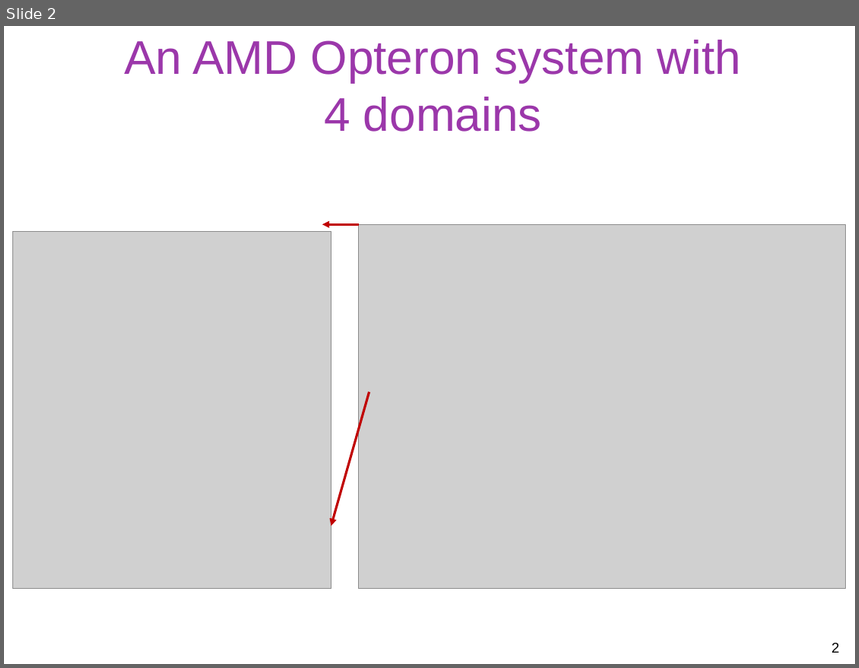
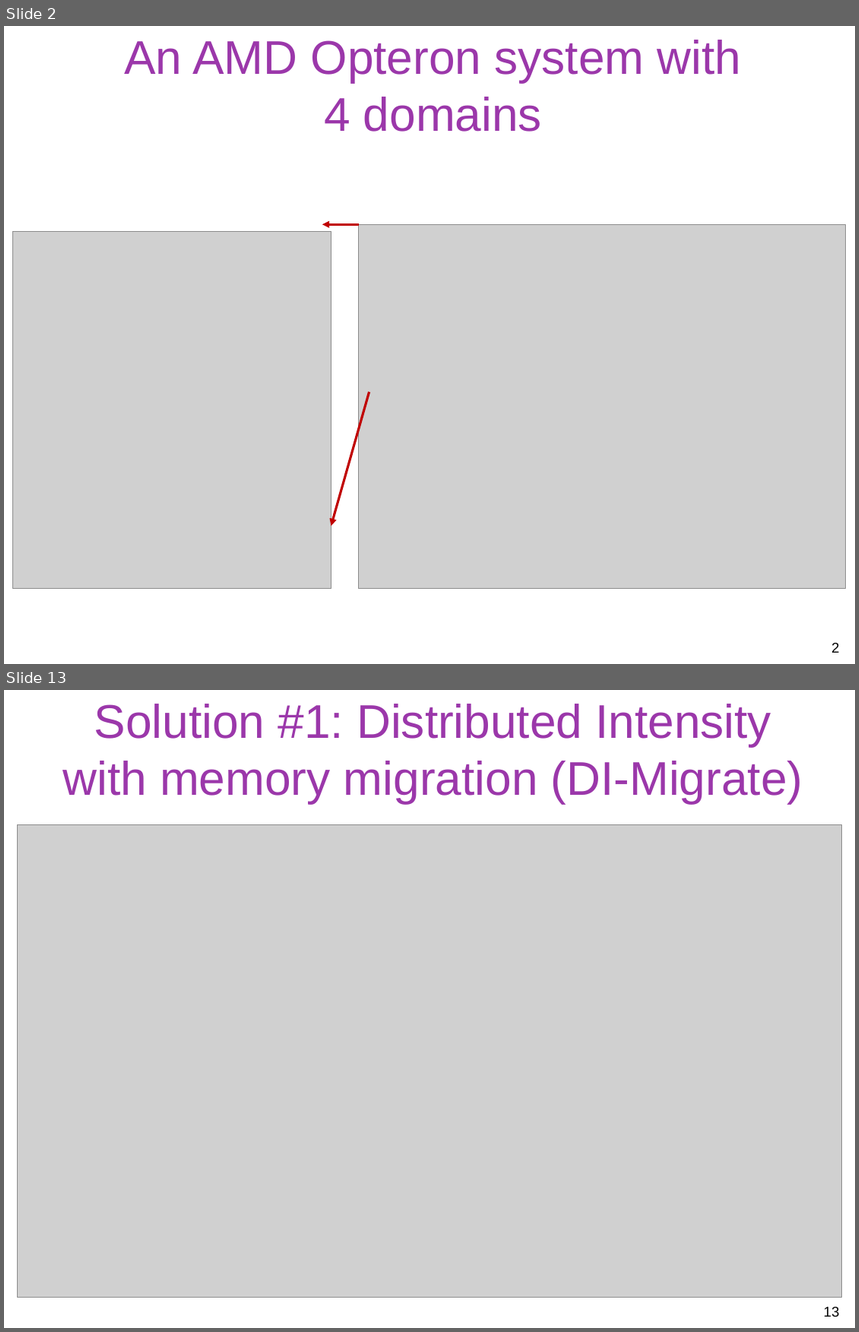
Before and after one commit to gulaoshi/gu.github.io, a slide deck: AdvOS/PPT+papers/blagodurov-ATC11.pptx. Shown one above the other, each under a label of ours: slide 2 before the commit, slides 2 and 13 after it; the slides between them are not shown. The pictures are 859x668 and 859x1332 pixels, drawn with LibreOffice and Linux fonts; fonts in the diff are those of the drawing; grey boxes stand for pictures. Boxes give left, top, right and bottom in pixels: in the first picture for what was removed or moved away, otherwise in the second. Text is boxed around its words. In the diff, an @@ line names an element or a change of style, - is before the commit and + after.

```diff
--- a/AdvOS/PPT+papers/blagodurov-ATC11.pptx
+++ b/AdvOS/PPT+papers/blagodurov-ATC11.pptx
@@ slide 13 added at (4,690,855,1328), background #FFFFFF @@
@@ title added at (63,704,804,803), 40 pt, text #9B37AA @@
+Solution #1: Distributed Intensity
+with memory migration (DI-Migrate)
@@ picture added at (18,825,842,1298) @@
@@ page number added at (824,1307,840,1317), 12 pt, text #000000 @@
+13
```
Also in this commit, not shown: 14 other slides added, 2 slides removed, 3 other files.
